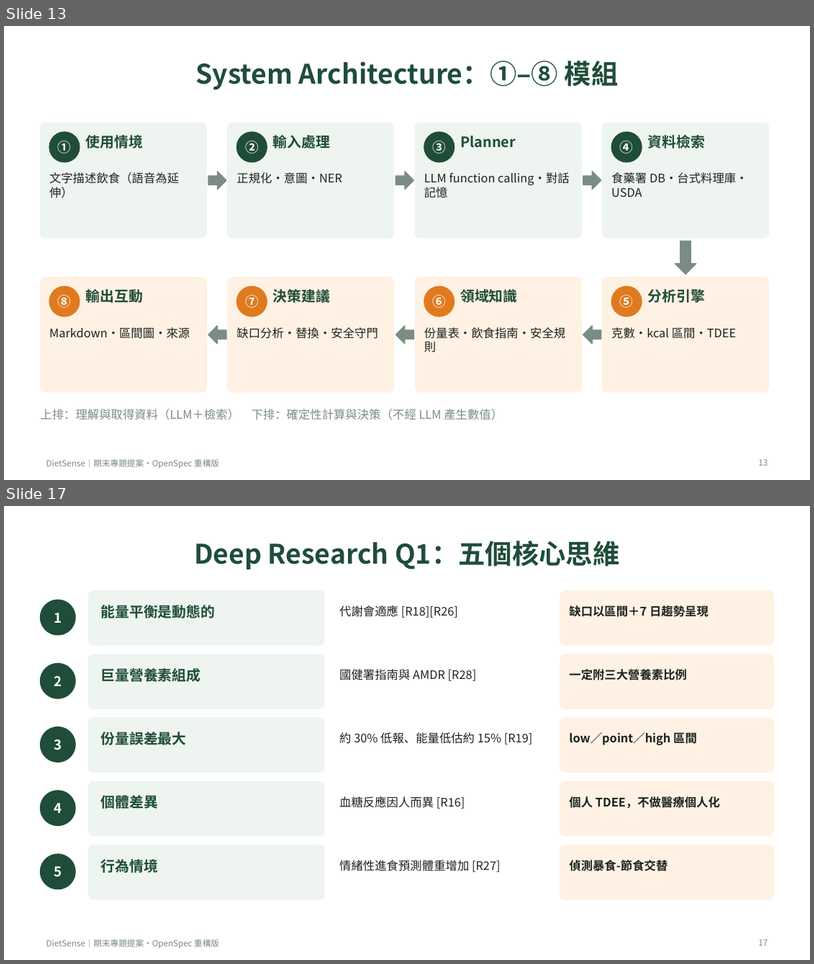
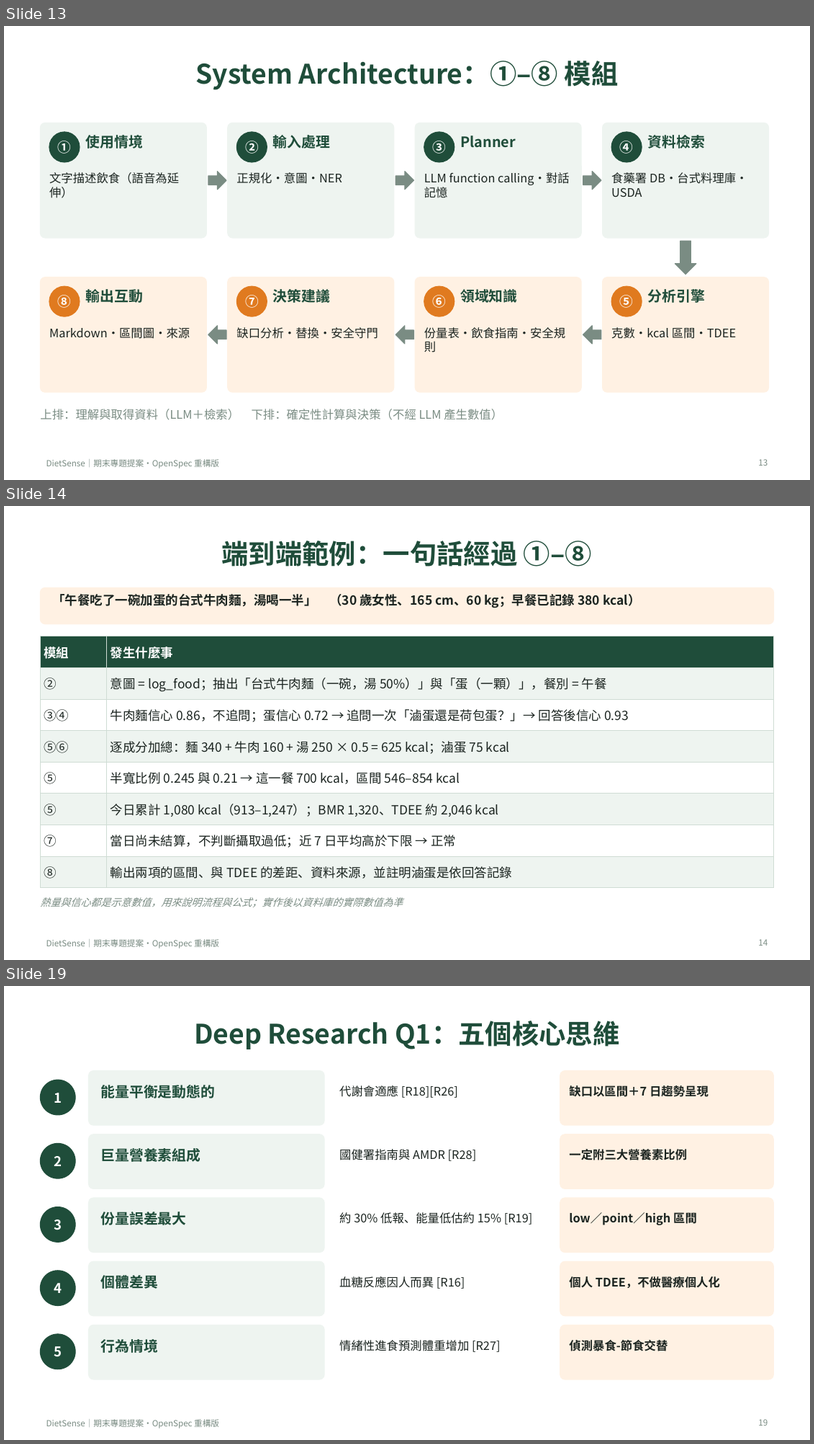
Before and after one commit to A0966411725-png/dietsense-proposal, a slide deck: presentation/DietSense_Proposal_Refactored.pptx. Shown one above the other, each under a label of ours: slides 13 and 17 before the commit, slides 13, 14 and 19 after it; the slides between them are not shown. The pictures are 814x964 and 814x1444 pixels, drawn with LibreOffice and Linux fonts; fonts in the diff are those of the drawing. Boxes give left, top, right and bottom in pixels: in the first picture for what was removed or moved away, otherwise in the second. Text is boxed around its words. In the diff, an @@ line names an element or a change of style, - is before the commit and + after.

```diff
--- a/presentation/DietSense_Proposal_Refactored.pptx
+++ b/presentation/DietSense_Proposal_Refactored.pptx
@@ slide 14 added at bbox=[4, 506, 810, 960], background #FFFFFF; not listed: 1 template element that a slide beside it also shows @@
@@ title added at bbox=[222, 541, 592, 566], 32 pt, text #1F4D3A, bold @@
+端到端範例：一句話經過 ①–⑧
@@ rounded rectangle added at bbox=[40, 587, 774, 624], fill #FFF1E3, outline #FFF1E3 1 pt @@
@@ text added at bbox=[52, 594, 640, 608], 15 pt, text #1B2420, bold @@
+「午餐吃了一碗加蛋的台式牛肉麵，湯喝一半」 （30 歲女性、165 cm、60 kg；早餐已記錄 380 kcal）
@@ table added at bbox=[40, 636, 774, 881], 8 rows, 2 columns @@
+模組 | 發生什麼事
+② | 意圖 = log_food；抽出「台式牛肉麵（一碗，湯 50%）」與「蛋（一顆）」，餐別 = 午餐
+③④ | 牛肉麵信心 0.86，不追問；蛋信心 0.72 → 追問一次「滷蛋還是荷包蛋？」→ 回答後信心 0.93
+⑤⑥ | 逐成分加總：麵 340 + 牛肉 160 + 湯 250 × 0.5 = 625 kcal；滷蛋 75 kcal
+⑤ | 半寬比例 0.245 與 0.21 → 這一餐 700 kcal，區間 546–854 kcal
+⑤ | 今日累計 1,080 kcal（913–1,247）；BMR 1,320、TDEE 約 2,046 kcal
+⑦ | 當日尚未結算，不判斷攝取過低；近 7 日平均高於下限 → 正常
+⑧ | 輸出兩項的區間、與 TDEE 的差距、資料來源，並註明滷蛋是依回答記錄
@@ text added at bbox=[40, 897, 403, 907], 12 pt, text #7A8C83, italic @@
+熱量與信心都是示意數值，用來說明流程與公式；實作後以資料庫的實際數值為準
@@ page number added at bbox=[759, 939, 768, 945], 10 pt, text #7A8C83 @@
+14
@@ what was slide 17 is now slide 19 @@
@@ page number at bbox=[759, 1419, 768, 1425]: text changed @@
-17
+19
```
Also in this commit, not shown: 11 slides changed, 1 other slide added, 25 other files.
